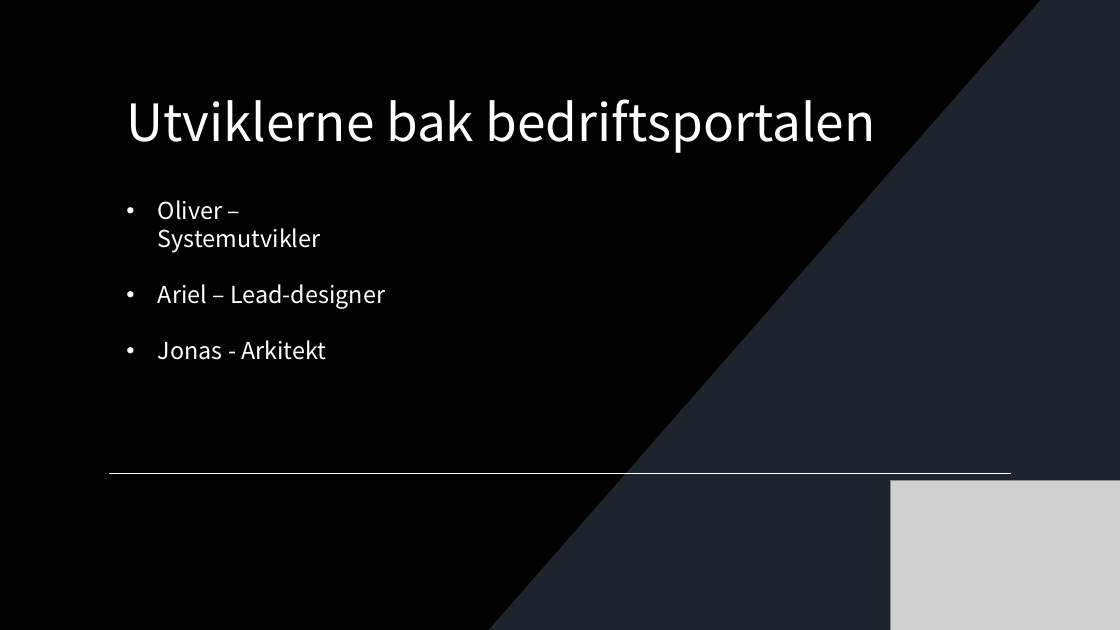
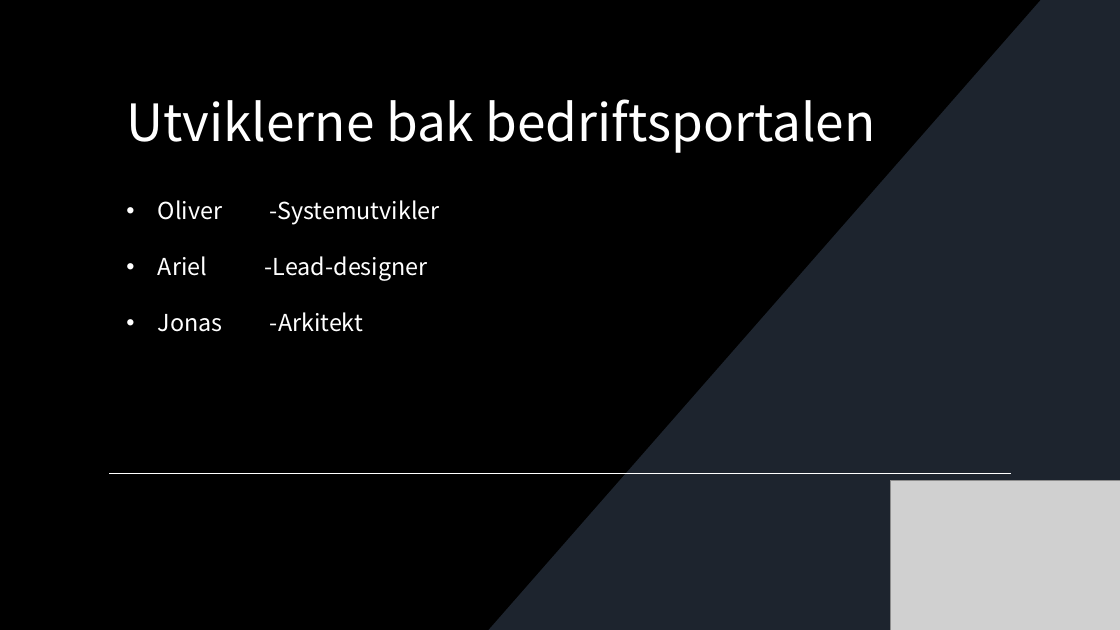
Before and after one commit to JonasTopper/Bedriftsportalen, a slide deck: slide 10 of Presentasjon.pptx. Drawn at 1120x630 pixels with LibreOffice and Linux fonts; fonts in the diff are those of the drawing; grey boxes stand for pictures; background and template pictures are left out. Boxes give left, top, right and bottom in pixels: in the first picture for what was removed or moved away, otherwise in the second. Text is boxed around its words. In the diff, an @@ line names an element or a change of style, - is before the commit and + after.

```diff
--- a/Presentasjon.pptx
+++ b/Presentasjon.pptx
@@ text at (158,200,439,332): text changed @@
-• Oliver – Systemutvikler
-• Ariel – Lead-designer
-• Jonas - Arkitekt
+• Oliver -Systemutvikler
+• Ariel -Lead-designer
+• Jonas -Arkitekt
```
Also in this commit, not shown: 3 other slides changed.
